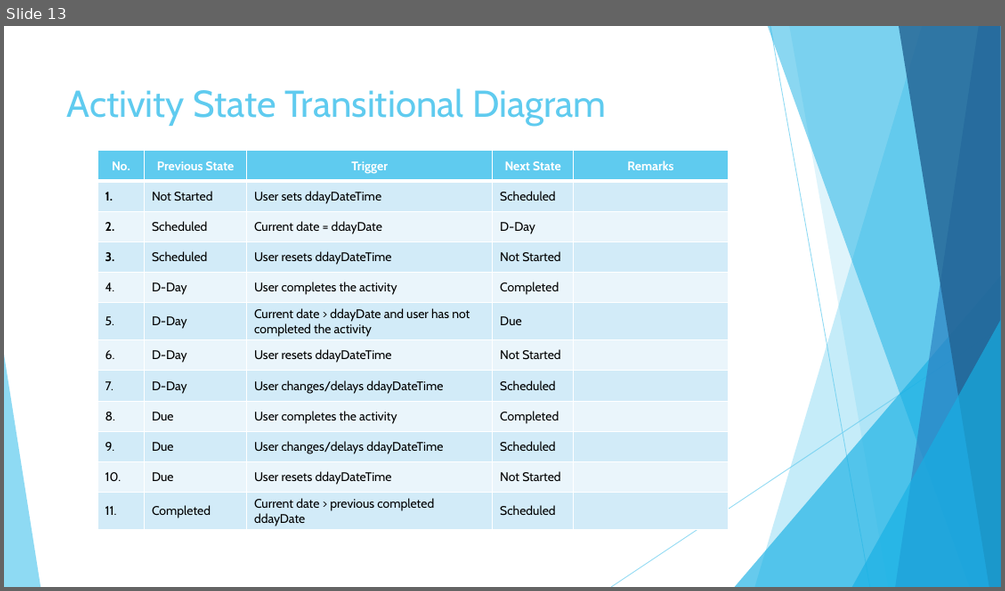
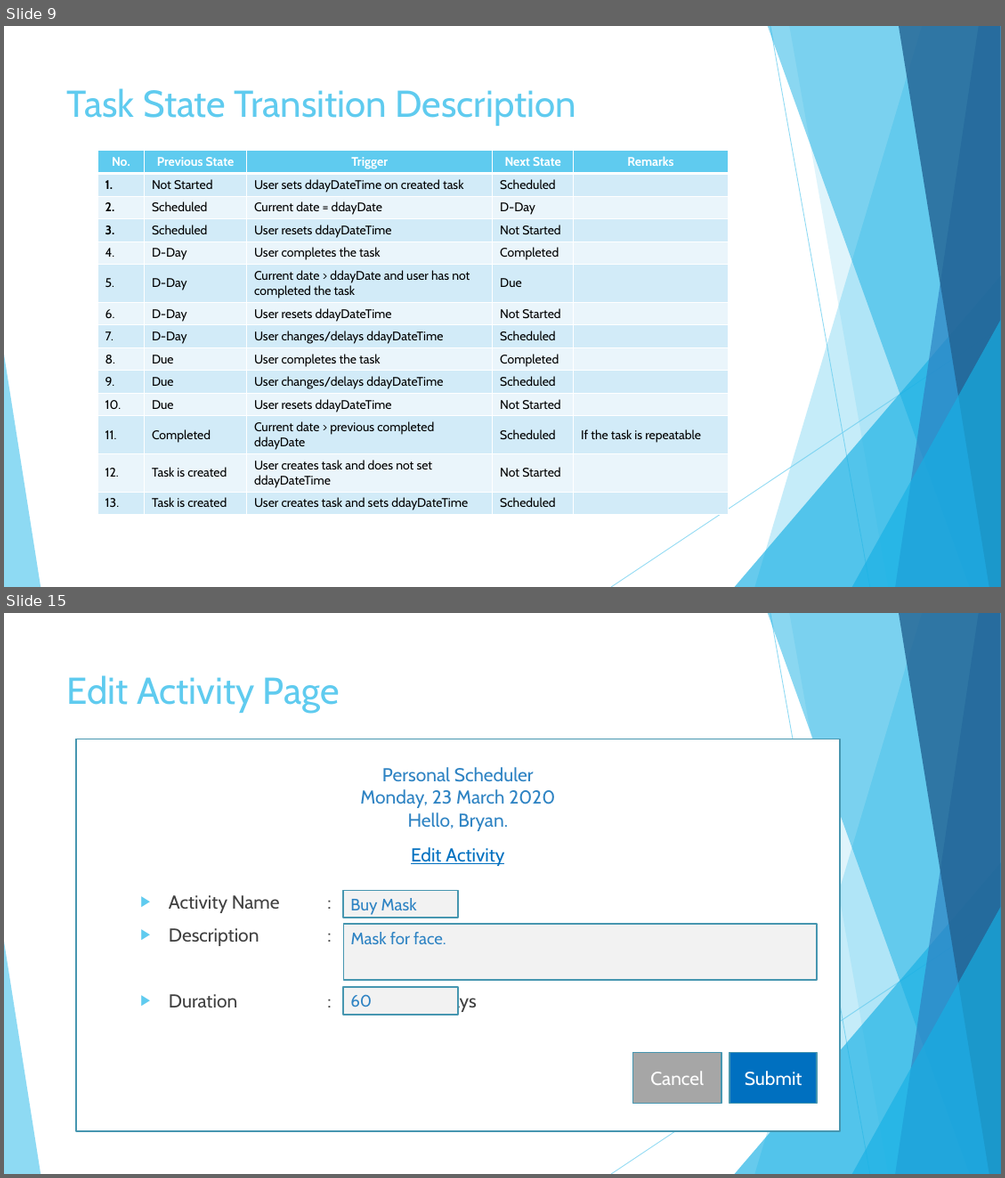
Before and after one commit to bryanbezter/personal-scheduler, a slide deck: Documentation v1.0.pptx. Shown one above the other, each under a label of ours: slide 13 before the commit, slides 9 and 15 after it; the slides between them are not shown. The pictures are 1005x591 and 1005x1178 pixels, drawn with LibreOffice and Linux fonts; fonts in the diff are those of the drawing. Boxes give left, top, right and bottom in pixels: in the first picture for what was removed or moved away, otherwise in the second. Text is boxed around its words. In the diff, an @@ line names an element or a change of style, - is before the commit and + after.

Commit message:
Update documentation
- Finish UI design
- Update db design
- Update state diagram
- Update functional design

```diff
--- a/Documentation v1.0.pptx
+++ b/Documentation v1.0.pptx
@@ slide 15 added at <box>4,613,1001,1174</box>, background #FFFFFF; not listed: 10 template elements that a slide beside it also shows @@
@@ title added at <box>67,675,340,713</box>, 36 pt, text #5FCBEF @@
+Edit Activity Page
@@ rectangle added at <box>76,738,840,1131</box>, fill #FFFFFF, outline #4696B1 1.5 pt @@
@@ rectangle added at <box>332,772,583,821</box>, fill #FFFFFF, outline #FFFFFF 1.5 pt, 18 pt, text #2E83C3 @@
+Personal Scheduler
+Monday, 23 March 2020
+Hello, Bryan.
@@ text added at <box>411,847,504,866</box>, 18 pt, text #0070C0, underline @@
+Edit Activity
@@ text added at <box>169,895,477,1013</box>, 18 pt, text #404040 @@
+▶ Activity Name :
+▶ Description :
+▶ Duration : days
@@ rectangle added at <box>343,891,458,918</box>, fill #F2F2F2, outline #4696B1 1.5 pt, 16 pt, text #2E83C3 @@
+Buy Mask
@@ rectangle added at <box>343,925,817,981</box>, fill #F2F2F2, outline #4696B1 1.5 pt, 16 pt, text #2E83C3 @@
+Mask for face.
@@ rectangle added at <box>343,987,458,1014</box>, fill #F2F2F2, outline #4696B1 1.5 pt, 16 pt, text #2E83C3 @@
+60
@@ rectangle added at <box>633,1053,721,1103</box>, fill #A6A6A6, outline #4696B1 1.5 pt, 18 pt, text #FFFFFF @@
+Cancel
@@ rectangle added at <box>730,1053,817,1103</box>, fill #0070C0, outline #4696B1 1.5 pt, 18 pt, text #FFFFFF @@
+Submit
@@ what was slide 13 is now slide 9 @@
@@ slide 9 changed as well @@
@@ title at <box>67,88,576,126</box>: text changed @@
-Activity State Transitional Diagram
+Task State Transition Description
@@ table at <box>97,151,728,514</box> @@
-row 2, column 3: User sets ddayDateTime
+row 2, column 3: User sets ddayDateTime on created task
-row 5, column 3: User completes the activity
+row 5, column 3: User completes the task
-row 6, column 3: Current date > ddayDate and user has not completed the activity
+row 6, column 3: Current date > ddayDate and user has not completed the task
-row 9, column 3: User completes the activity
+row 9, column 3: User completes the task
-row 12: 11. | Completed | Current date > previous completed ddayDate | Scheduled | 
+row 12: 11. | Completed | Current date > previous completed ddayDate | Scheduled | If the task is repeatable
+row 13: 12. | Task is created | User creates task and does not set ddayDateTime | Not Started | 
+row 14: 13. | Task is created | User creates task and sets ddayDateTime | Scheduled | 
```
Also in this commit, not shown: 8 other slides changed, 11 other slides added, 6 slides removed.
